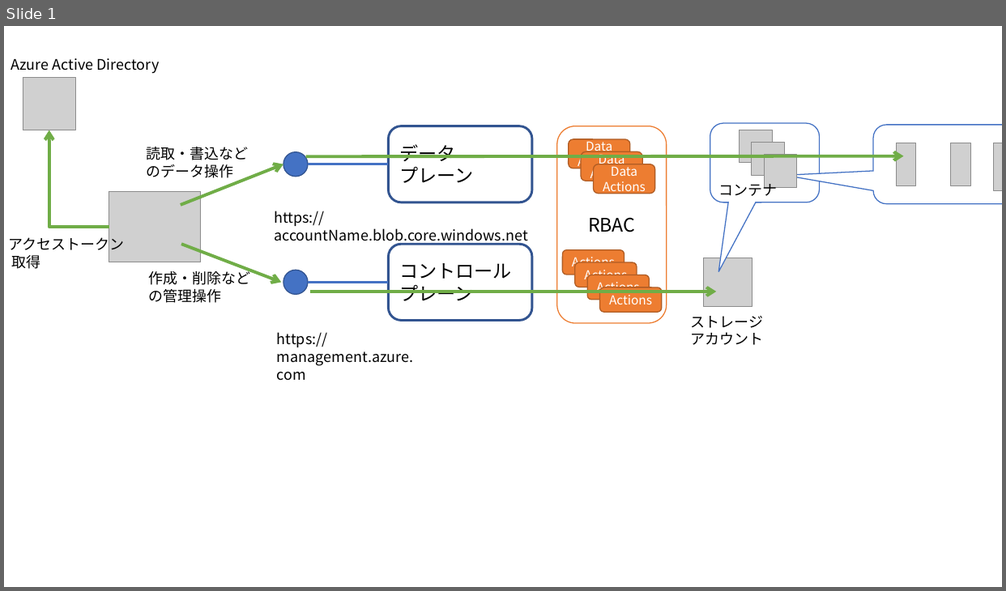
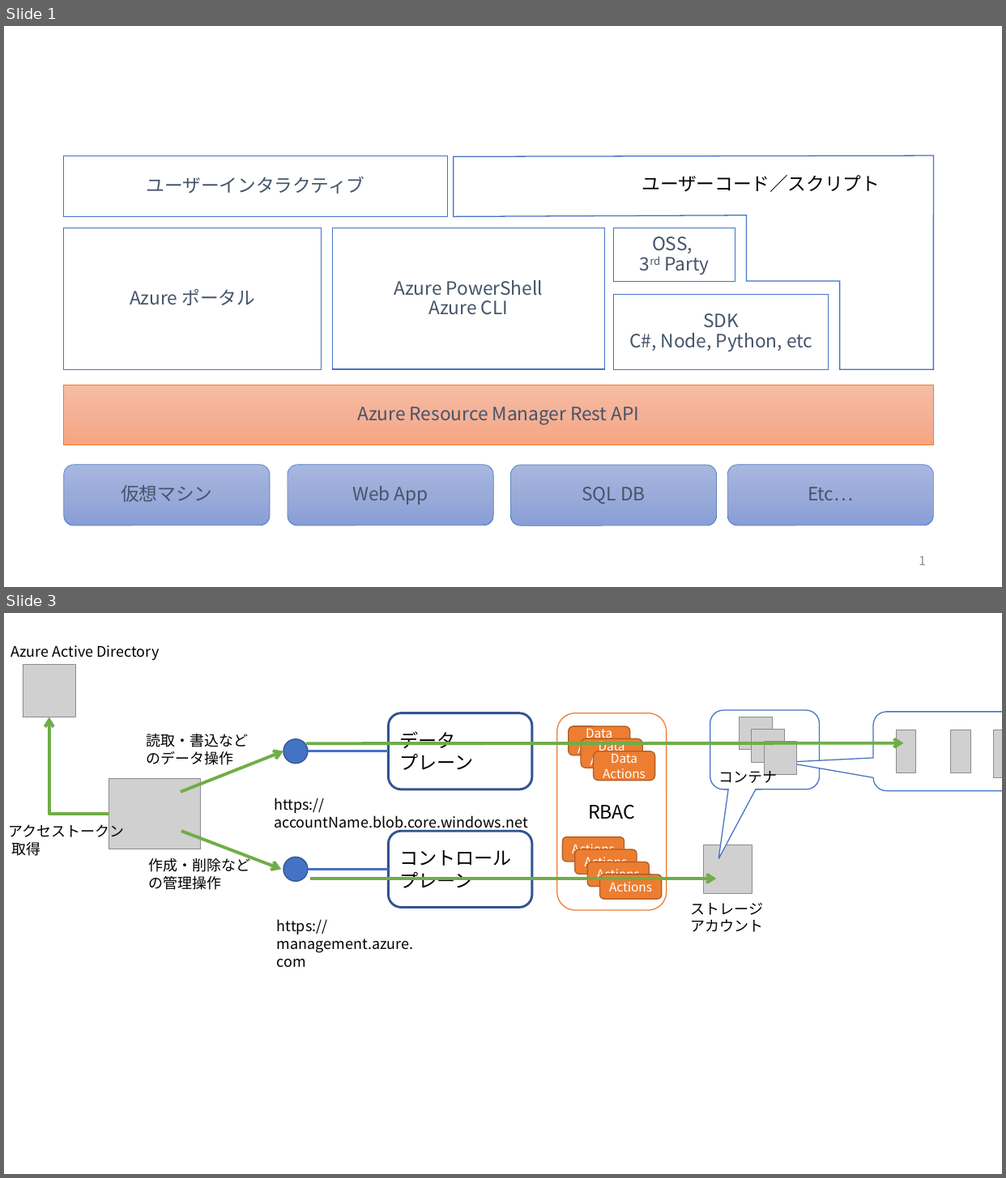
Before and after one commit to ayuina/ainaba-csa-blog, a slide deck: azure-blob-control-and-data-access/images/figures.pptx. Shown one above the other, each under a label of ours: slide 1 before the commit, slides 1 and 3 after it; the slides between them are not shown. The pictures are 1006x591 and 1006x1178 pixels, drawn with LibreOffice and Linux fonts; fonts in the diff are those of the drawing; grey boxes stand for pictures. Boxes give left, top, right and bottom in pixels: in the first picture for what was removed or moved away, otherwise in the second. Text is boxed around its words. In the diff, an @@ line names an element or a change of style, - is before the commit and + after.

```diff
--- a/azure-blob-control-and-data-access/images/figures.pptx
+++ b/azure-blob-control-and-data-access/images/figures.pptx
@@ slide 1 added at [4, 26, 1002, 587], background #FFFFFF @@
@@ rectangle added at [64, 156, 448, 217], fill #FFFFFF, outline #4472C4 1 pt, 17.6 pt, text #44546A @@
+ユーザーインタラクティブ
@@ freeform shape added at [454, 156, 933, 369], fill #FFFFFF, outline #4472C4 1 pt @@
@@ text added at [641, 175, 880, 192], 17.6 pt, text #000000 @@
+ユーザーコード／スクリプト
@@ rectangle added at [64, 228, 322, 369], fill #FFFFFF, outline #4472C4 1 pt, 17.6 pt, text #44546A @@
+Azure ポータル
@@ rectangle added at [333, 228, 605, 369], fill #FFFFFF, outline #4472C4 1 pt, 17.6 pt, text #44546A @@
+Azure PowerShell
+Azure CLI
@@ rectangle added at [614, 228, 735, 281], fill #FFFFFF, outline #4472C4 1 pt, 17.6 pt, text #44546A @@
+OSS,
+3rd Party
@@ rectangle added at [614, 295, 829, 369], fill #FFFFFF, outline #4472C4 1 pt, 17.6 pt, text #44546A @@
+SDK
+C#, Node, Python, etc
@@ rectangle added at [64, 386, 934, 446], fill gradient #F7BDA5 to #F5B196 to #F8A582, outline #ED7D31 0.5 pt, 17.6 pt, text #44546A @@
+Azure Resource Manager Rest API
@@ rounded rectangle added at [64, 465, 270, 525], fill gradient #A8B7DF to #9AABD9 to #889ED7, outline #4472C4 0.5 pt, 17.6 pt, text #44546A @@
+仮想マシン
@@ rounded rectangle added at [288, 465, 493, 525], fill gradient #A8B7DF to #9AABD9 to #889ED7, outline #4472C4 0.5 pt, 17.6 pt, text #44546A @@
+Web App
@@ rounded rectangle added at [511, 466, 717, 526], fill gradient #A8B7DF to #9AABD9 to #889ED7, outline #4472C4 0.5 pt, 17.6 pt, text #44546A @@
+SQL DB
@@ rounded rectangle added at [728, 465, 934, 525], fill gradient #A8B7DF to #9AABD9 to #889ED7, outline #4472C4 0.5 pt, 17.6 pt, text #44546A @@
+Etc…
@@ page number added at [918, 557, 926, 565], 12 pt, text #8C8C8C @@
+1
@@ what was slide 1 is now slide 3 @@
```
Also in this commit, not shown: 1 other slide added, 2 other files.
